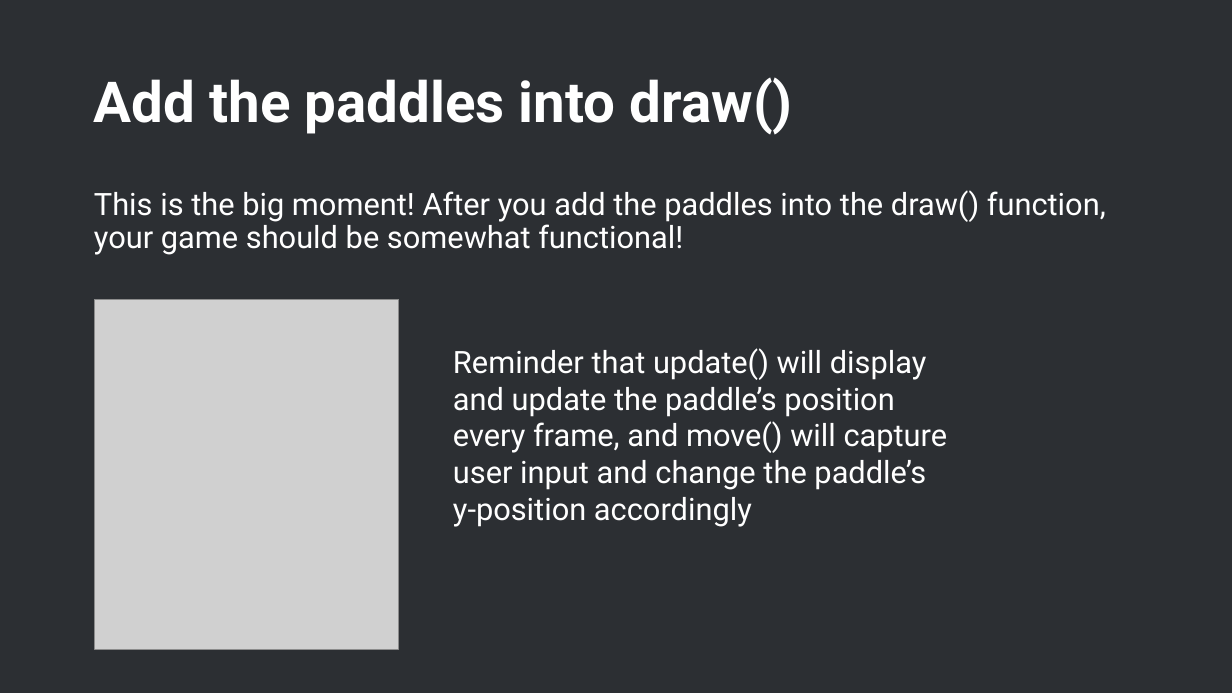
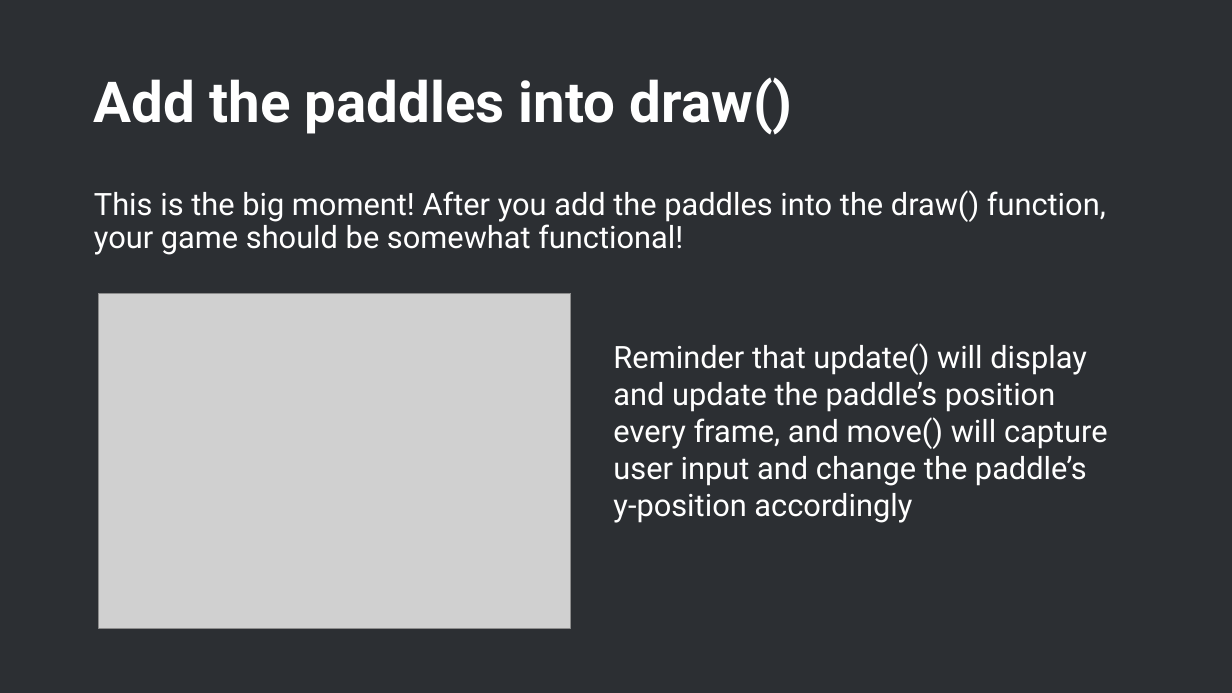
Before and after one commit to Kaidriver/p5.js-pong-workshop, a slide deck: slide 21 of p5.js workshopu.pptx (slide 30 before the commit). Drawn at 1232x693 pixels with LibreOffice and Linux fonts; fonts in the diff are those of the drawing; grey boxes stand for pictures; background and template pictures are left out. Boxes give left, top, right and bottom in pixels: in the first picture for what was removed or moved away, otherwise in the second. Text is boxed around its words. In the diff, an @@ line names an element or a change of style, - is before the commit and + after.

```diff
--- a/p5.js workshopu.pptx
+++ b/p5.js workshopu.pptx
@@ picture: place and size @@
-picture at (94, 299, 398, 650)
+picture at (99, 293, 571, 628)
@@ text "Reminder that update() will display ...": place and size @@
-text "Reminder that update() will display ..." at (453, 348, 948, 527)
+text "Reminder that update() will display ..." at (613, 343, 1108, 523)
```
Also in this commit, not shown: 14 other slides changed, 3 slides added.
